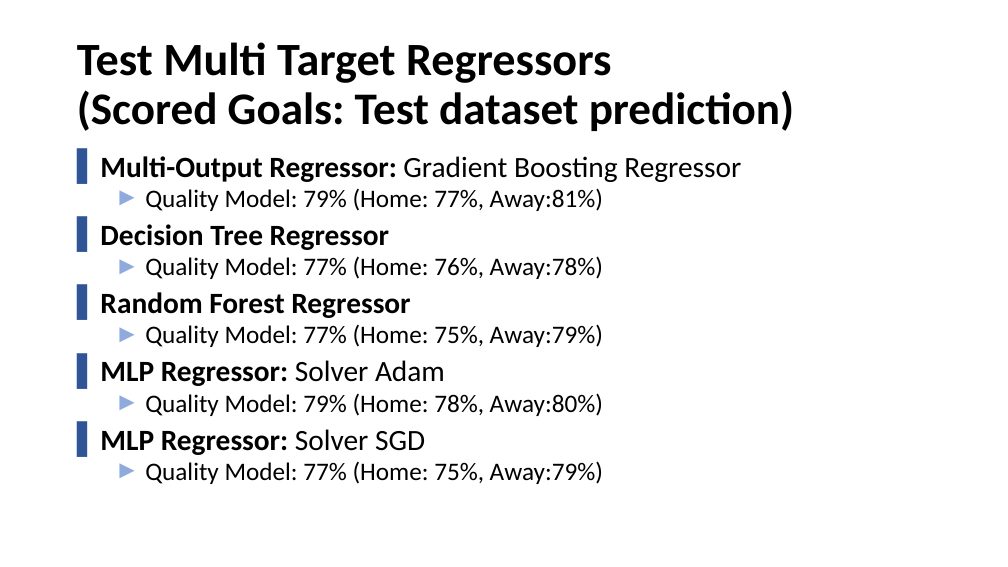
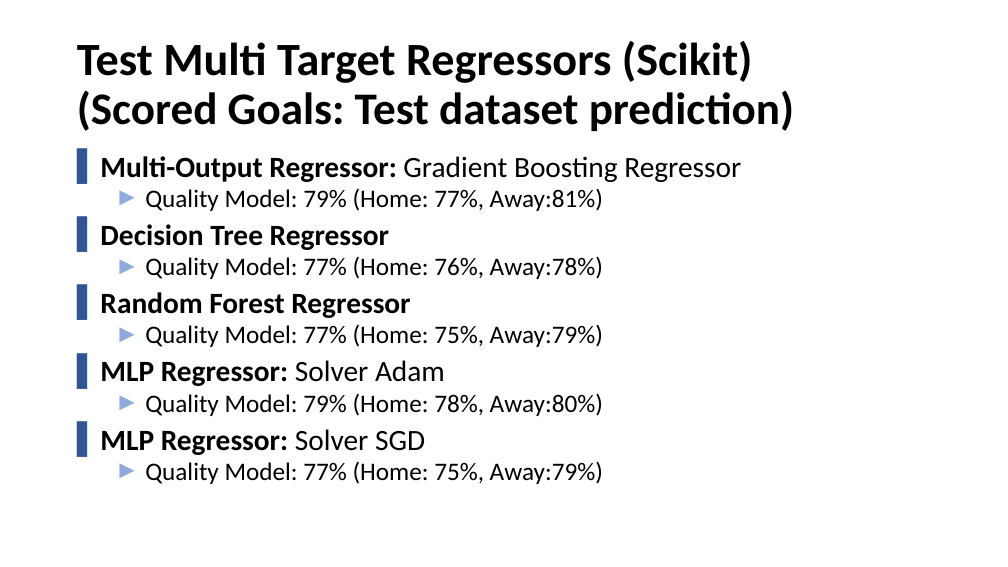
Before and after one commit to Khaledjallouli/project, a slide deck: slide 6 of Daily/sprint8/Sprint8_Review.pptx. Drawn at 1008x567 pixels with LibreOffice and Linux fonts; fonts in the diff are those of the drawing; background and template pictures are left out. Boxes give left, top, right and bottom in pixels: in the first picture for what was removed or moved away, otherwise in the second. Text is boxed around its words. In the diff, an @@ line names an element or a change of style, - is before the commit and + after.

```diff
--- a/Daily/sprint8/Sprint8_Review.pptx
+++ b/Daily/sprint8/Sprint8_Review.pptx
@@ title at box(77, 41, 794, 131): text changed @@
-Test Multi Target Regressors
-(Scored Goals: Test dataset prediction)
+Test Multi Target Regressors (Scikit)
+(Scored Goals: Test dataset prediction)
```
Also in this commit, not shown: 2 other slides changed, 1 slide added.
